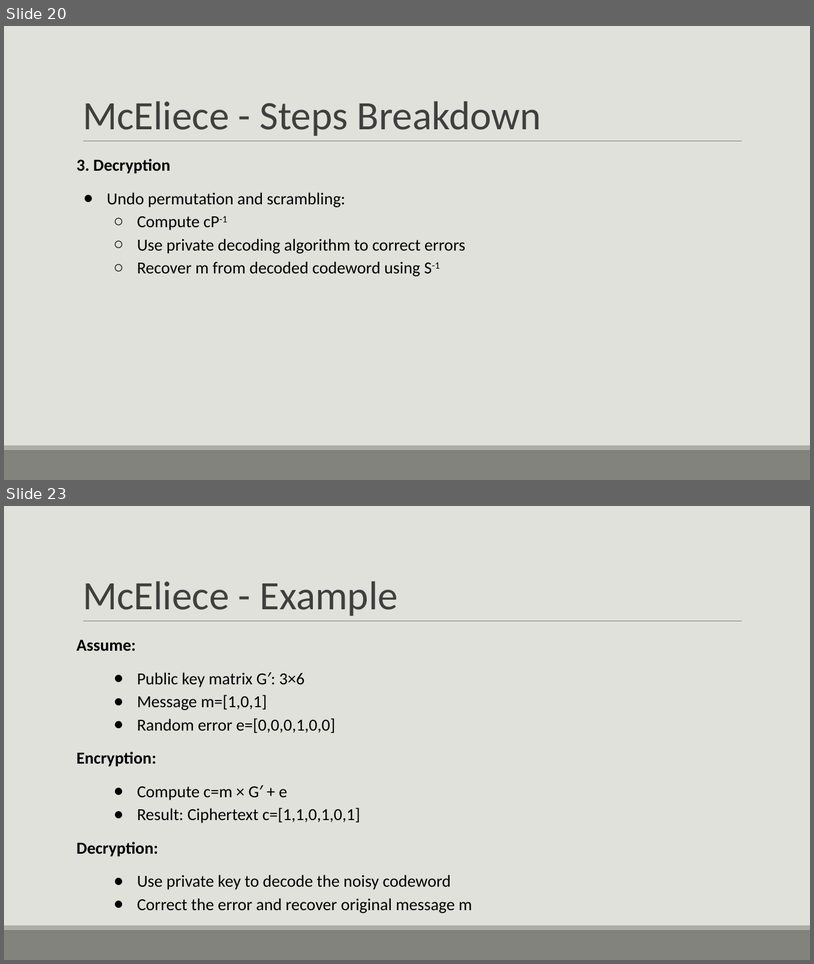
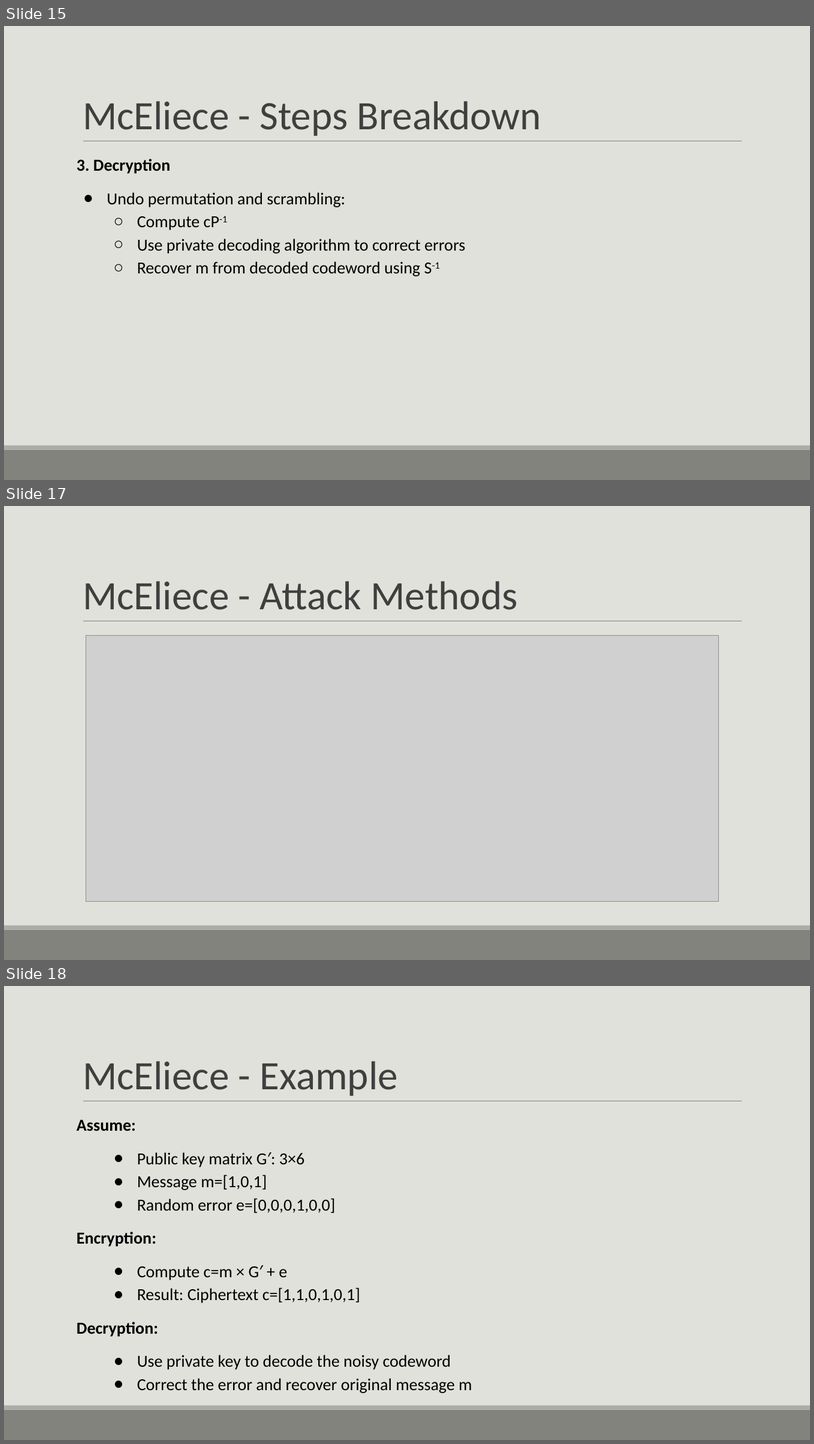
Before and after one commit to ShlomiFridman/CryptoProject2025, a slide deck: CryptoPresentation.pptx. Shown one above the other, each under a label of ours: slides 20 and 23 before the commit, slides 15, 17 and 18 after it; the slides between them are not shown. The pictures are 814x964 and 814x1444 pixels, drawn with LibreOffice and Linux fonts; fonts in the diff are those of the drawing; grey boxes stand for pictures. Boxes give left, top, right and bottom in pixels: in the first picture for what was removed or moved away, otherwise in the second. Text is boxed around its words. In the diff, an @@ line names an element or a change of style, - is before the commit and + after.

```diff
--- a/CryptoPresentation.pptx
+++ b/CryptoPresentation.pptx
@@ slide 17 added at [4,506,810,960], background #E1E1DB; not listed: 3 template elements that a slide beside it also shows @@
@@ title added at [83,581,518,610], 48 pt, text #3F3F3F @@
+McEliece - Attack Methods
@@ picture added at [86,636,719,901] @@
@@ what was slide 20 is now slide 15 @@
@@ what was slide 23 is now slide 18 @@
```
Also in this commit, not shown: 8 slides changed, 1 other slide added, 15 slides removed, 3 other files.
